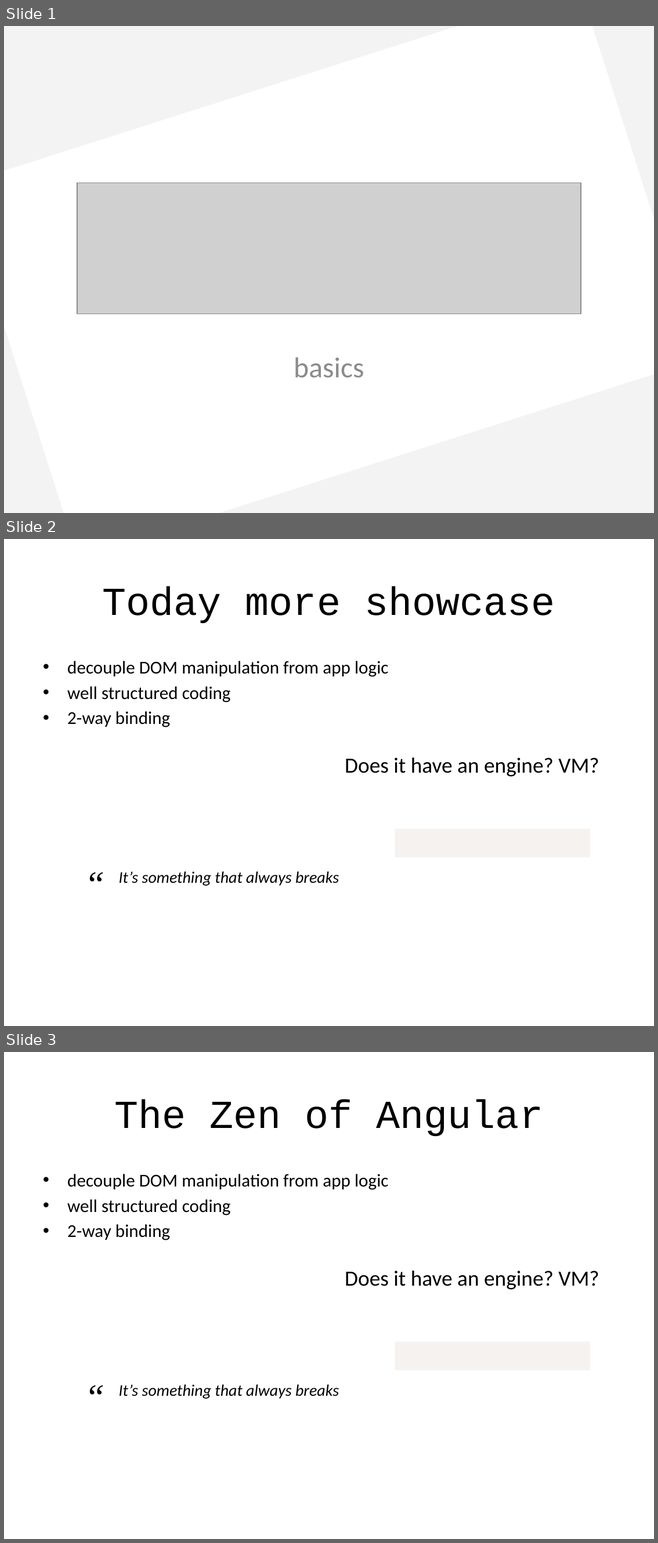
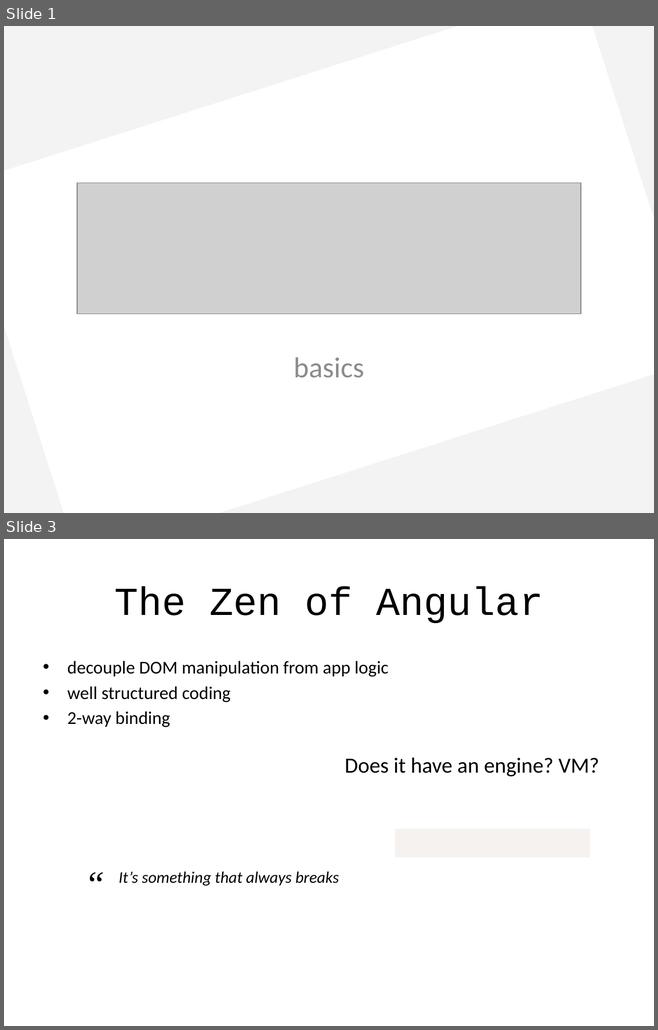
Before and after one commit to alexeymatveevp/angularjs-course, a slide deck: docs/01_ng_basics.pptx. Shown one above the other, each under a label of ours: slides 1, 2 and 3 before the commit, slides 1 and 3 after it; the slides between them are not shown. The pictures are 658x1543 and 658x1030 pixels, drawn with LibreOffice and Linux fonts; fonts in the diff are those of the drawing; grey boxes stand for pictures. Boxes give left, top, right and bottom in pixels: in the first picture for what was removed or moved away, otherwise in the second. Text is boxed around its words. In the diff, an @@ line names an element or a change of style, - is before the commit and + after.

```diff
--- a/docs/01_ng_basics.pptx
+++ b/docs/01_ng_basics.pptx
@@ slide 2 removed at [4, 539, 654, 1026], background #FFFFFF @@
@@ title removed at [102, 586, 554, 624] @@
-Today more showcase
@@ text removed at [67, 661, 388, 727] @@
-• decouple DOM manipulation from app logic
-• well structured coding
-• 2-way binding
@@ text removed at [344, 758, 598, 777] @@
-Does it have an engine? VM?
@@ rectangle removed at [395, 829, 590, 857] @@
@@ text removed at [78, 857, 111, 907] @@
-“
@@ text removed at [119, 871, 339, 886] @@
-It’s something that always breaks
```
Also in this commit, not shown: 1 slide added, 1 other slide removed, 3 other files.
